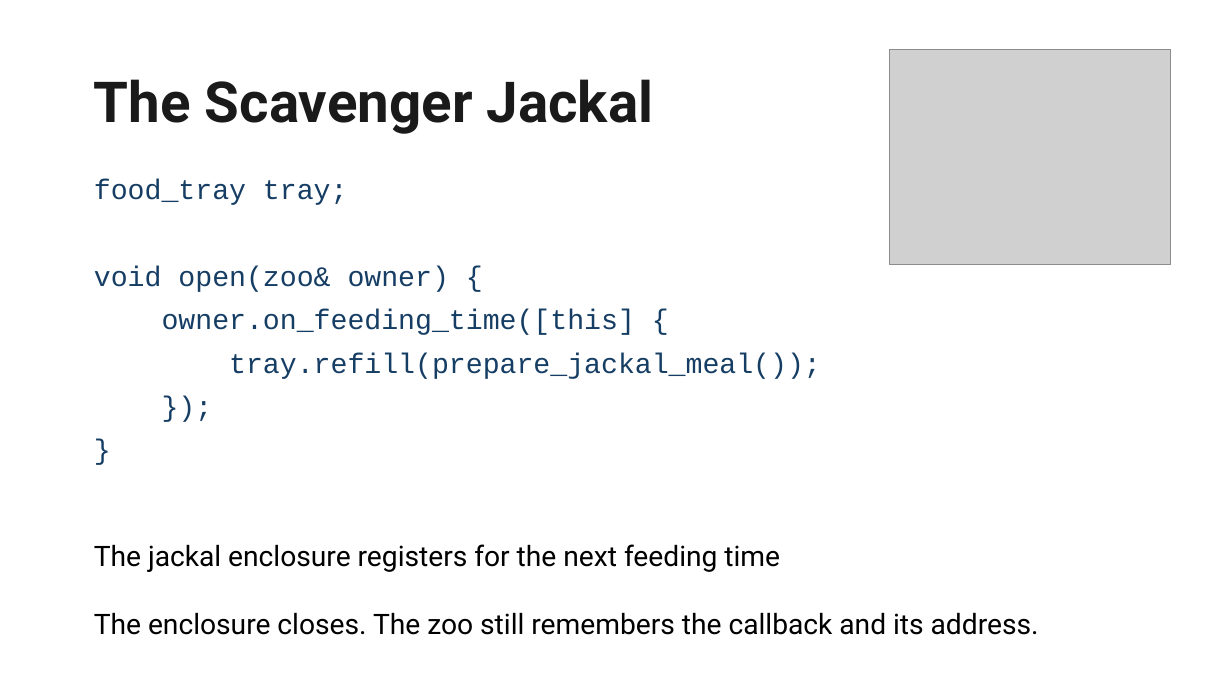
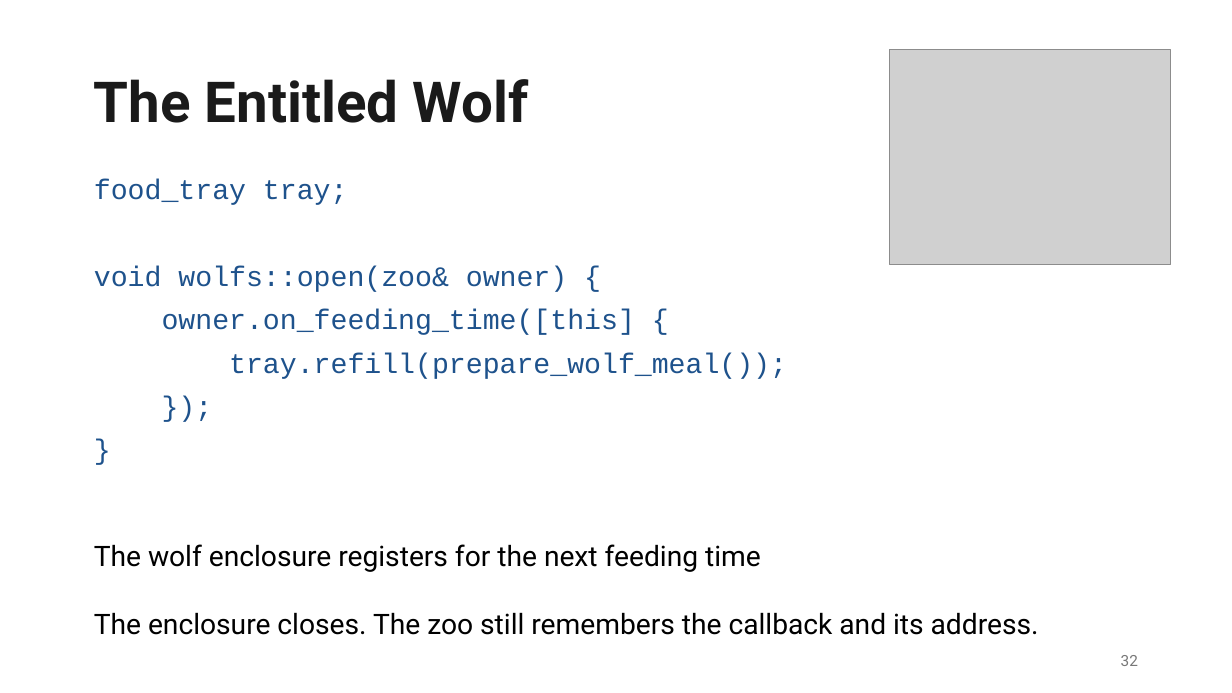
Before and after one commit to EmptySquareBubble/once_upon_a_thread, a slide deck: slide 32 of slides/Once Upon a Thread.pptx (slide 33 before the commit). Drawn at 1232x693 pixels with LibreOffice and Linux fonts; fonts in the diff are those of the drawing; grey boxes stand for pictures; background and template pictures are left out. Boxes give left, top, right and bottom in pixels: in the first picture for what was removed or moved away, otherwise in the second. Text is boxed around its words. In the diff, an @@ line names an element or a change of style, - is before the commit and + after.

```diff
--- a/slides/Once Upon a Thread.pptx
+++ b/slides/Once Upon a Thread.pptx
@@ title at (x1=94, y1=79, x2=529, y2=123): text changed @@
-The Scavenger Jackal
+The Entitled Wolf
@@ text at (x1=94, y1=179, x2=635, y2=335): text colour #163E64 to #1E528C in "food_tray tray;", "owner.on_feeding_time([this] {", "});", "}" @@
@@ text at (x1=94, y1=266, x2=567, y2=292): text changed; text colour #163E64 to #1E528C @@
-void open(zoo& owner) {
+void wolfs::open(zoo& owner) {
@@ text at (x1=229, y1=353, x2=787, y2=379): text changed; text colour #163E64 to #1E528C @@
-tray.refill(prepare_jackal_meal());
+tray.refill(prepare_wolf_meal());
@@ text at (x1=94, y1=544, x2=761, y2=572): text changed @@
-The jackal enclosure registers for the next feeding time
+The wolf enclosure registers for the next feeding time
@@ page number added at (x1=1121, y1=655, x2=1138, y2=666), 12 pt, text #797979 @@
+32
```
Also in this commit, not shown: 61 other slides changed, 2 slides added, 3 slides removed.
